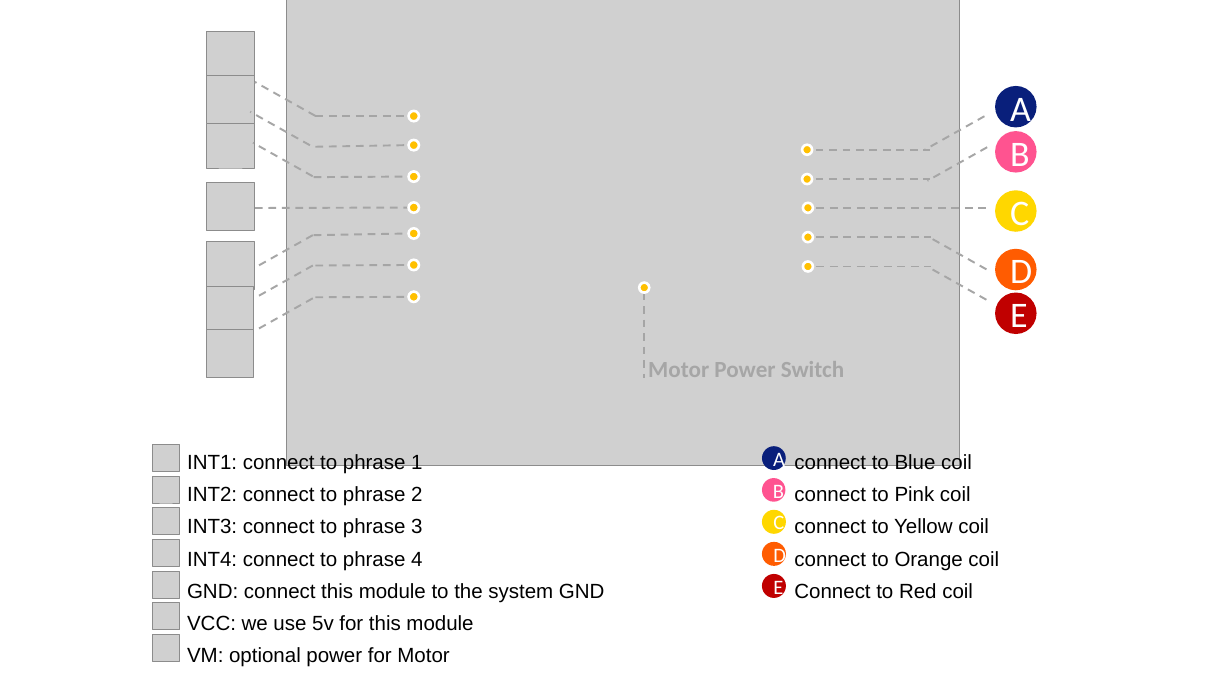
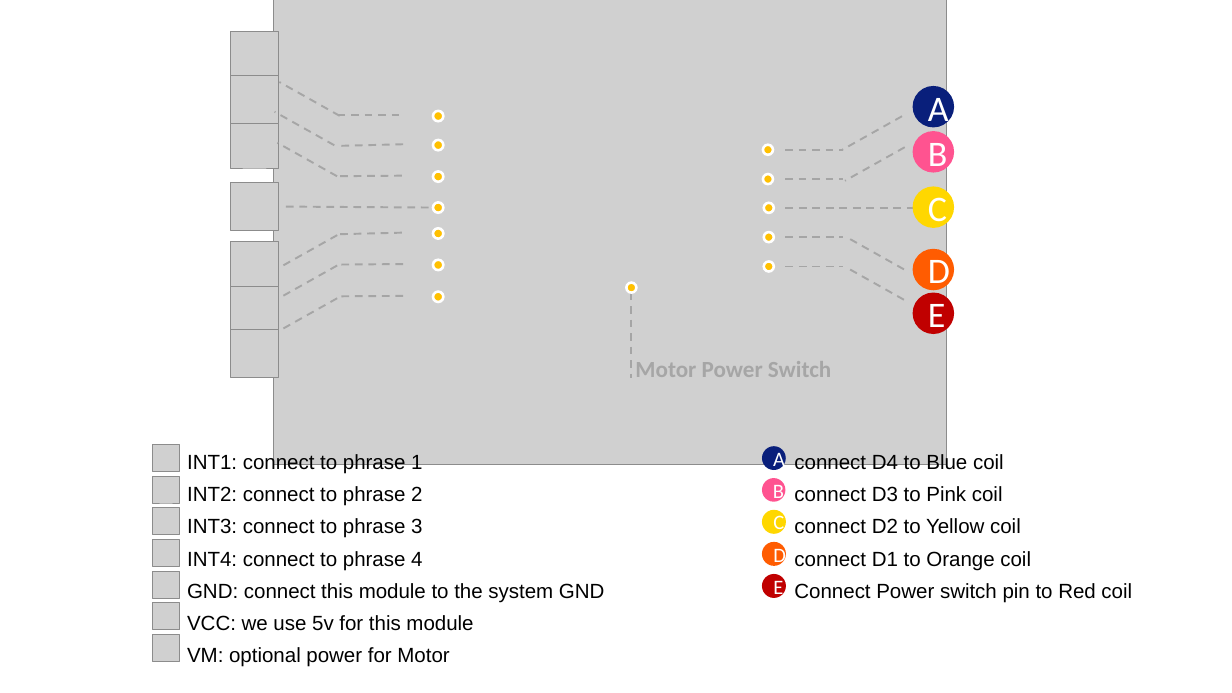
Before and after one commit to SeeedDocument/Gear-Stepper-Motor-Driver-Pack, a slide deck: slide 1 of img/pin_map_1.pptx. Drawn at 1232x693 pixels with LibreOffice and Linux fonts; fonts in the diff are those of the drawing; grey boxes stand for pictures. Boxes give left, top, right and bottom in pixels: in the first picture for what was removed or moved away, otherwise in the second. Text is boxed around its words. In the diff, an @@ line names an element or a change of style, - is before the commit and + after.

```diff
--- a/img/pin_map_1.pptx
+++ b/img/pin_map_1.pptx
@@ 7 pictures, 7 ellipses, 6 lines: place and size @@
-7 pictures, 7 ellipses, 6 lines at [206,32,419,378]
+7 pictures, 7 ellipses, 6 lines at [231,32,444,378]
@@ line moved from (315, 116) - (409, 116) to (337, 115) - (402, 115) @@
@@ line moved from (315, 147) - (409, 145) to (342, 146) - (406, 144) @@
@@ 4 ellipses, 2 lines: place and size @@
-4 ellipses, 2 lines at [925,86,1037,335]
+4 ellipses, 2 lines at [843,86,955,335]
@@ line moved from (313, 177) - (409, 177) to (340, 177) - (406, 176) @@
@@ 5 ellipses: place and size @@
-5 ellipses at [802,145,813,272]
+5 ellipses at [763,145,775,272]
@@ line moved from (802, 179) - (930, 179) to (786, 179) - (843, 179) @@
@@ line moved from (802, 150) - (930, 150) to (786, 150) - (843, 150) @@
@@ line moved from (255, 208) - (409, 208) to (286, 207) - (433, 208) @@
@@ line moved from (803, 208) - (987, 208) to (786, 208) - (913, 208) @@
@@ ellipse "C": place and size @@
-ellipse "C" at [995,190,1037,232]
+ellipse "C" at [913,187,955,228]
@@ line moved from (313, 235) - (409, 234) to (340, 234) - (406, 233) @@
@@ line moved from (803, 238) - (931, 238) to (786, 238) - (843, 238) @@
@@ line moved from (933, 239) - (987, 270) to (850, 239) - (905, 270) @@
@@ line moved from (315, 265) - (409, 265) to (342, 264) - (406, 264) @@
@@ line moved from (803, 266) - (931, 266) to (786, 266) - (843, 266) @@
@@ line moved from (315, 298) - (409, 297) to (342, 297) - (406, 296) @@
@@ 1 picture, 1 text, 1 line, 1 ellipse: place and size @@
-1 picture, 1 text, 1 line, 1 ellipse at [287,0,959,466]
+1 picture, 1 text, 1 line, 1 ellipse at [274,0,946,465]
@@ line moved from (933, 270) - (987, 300) to (850, 270) - (905, 300) @@
@@ text at [794,453,1132,603]: text changed @@
-connect to Blue coil
-connect to Pink coil
-connect to Yellow coil
-connect to Orange coil
-Connect to Red coil
+connect D4 to Blue coil
+connect D3 to Pink coil
+connect D2 to Yellow coil
+connect D1 to Orange coil
+Connect Power switch pin to Red coil
```
Also in this commit, not shown: 1 slide added, 4 other files.
